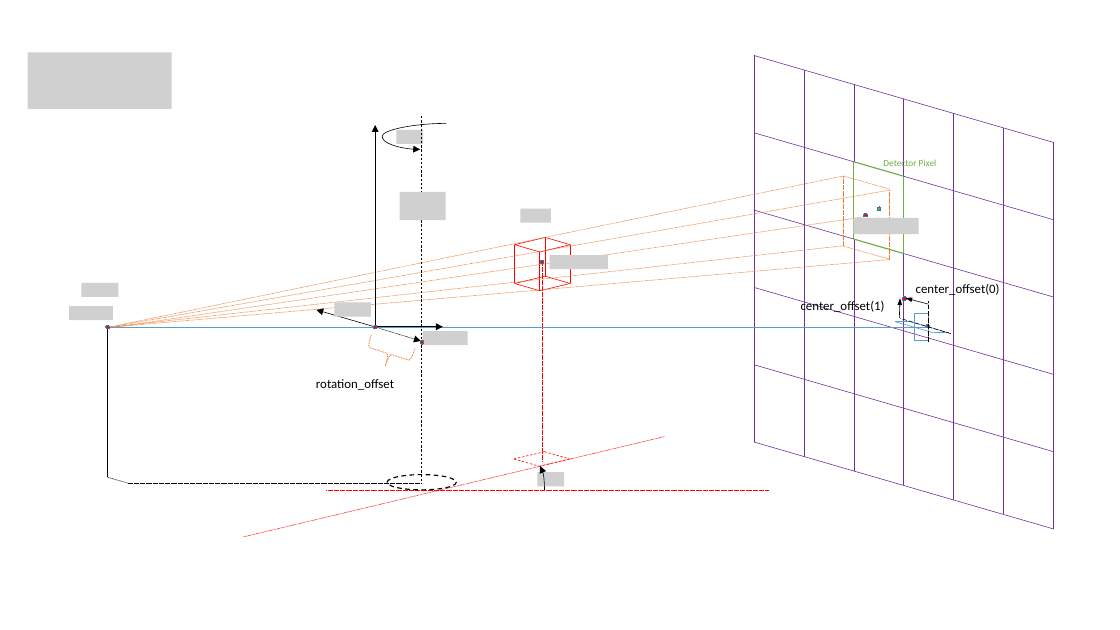
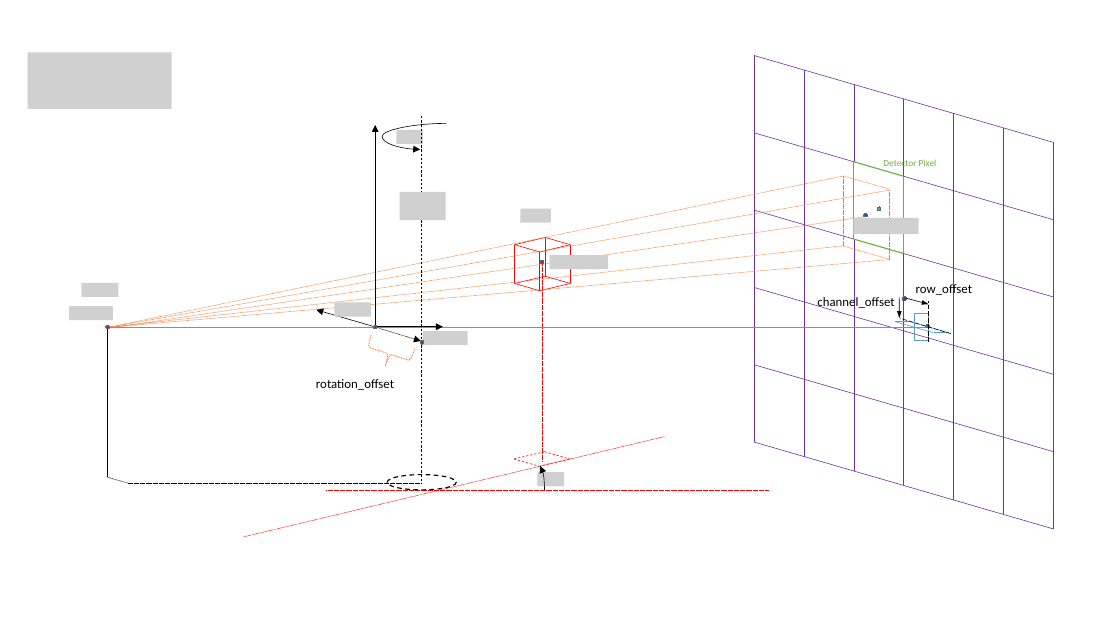
Before and after one commit to cabouman/mbircone, a slide deck: slide 1 of docs/Geometry Drawings.pptx. Drawn at 1120x630 pixels with LibreOffice and Linux fonts; fonts in the diff are those of the drawing; grey boxes stand for pictures; background and template pictures are left out. Boxes give left, top, right and bottom in pixels: in the first picture for what was removed or moved away, otherwise in the second. Text is boxed around its words. In the diff, an @@ line names an element or a change of style, - is before the commit and + after.

Commit message:
update diagram

```diff
--- a/docs/Geometry Drawings.pptx
+++ b/docs/Geometry Drawings.pptx
@@ text at (x1=817, y1=296, x2=894, y2=311): text changed @@
-center_offset(1)
+channel_offset
@@ arrow (900, 318) - (899, 297): arrowheads changed @@
@@ arrow (929, 304) - (906, 298): arrowheads changed @@
@@ text at (x1=916, y1=282, x2=972, y2=297): text changed @@
-center_offset(0)
+row_offset
```
